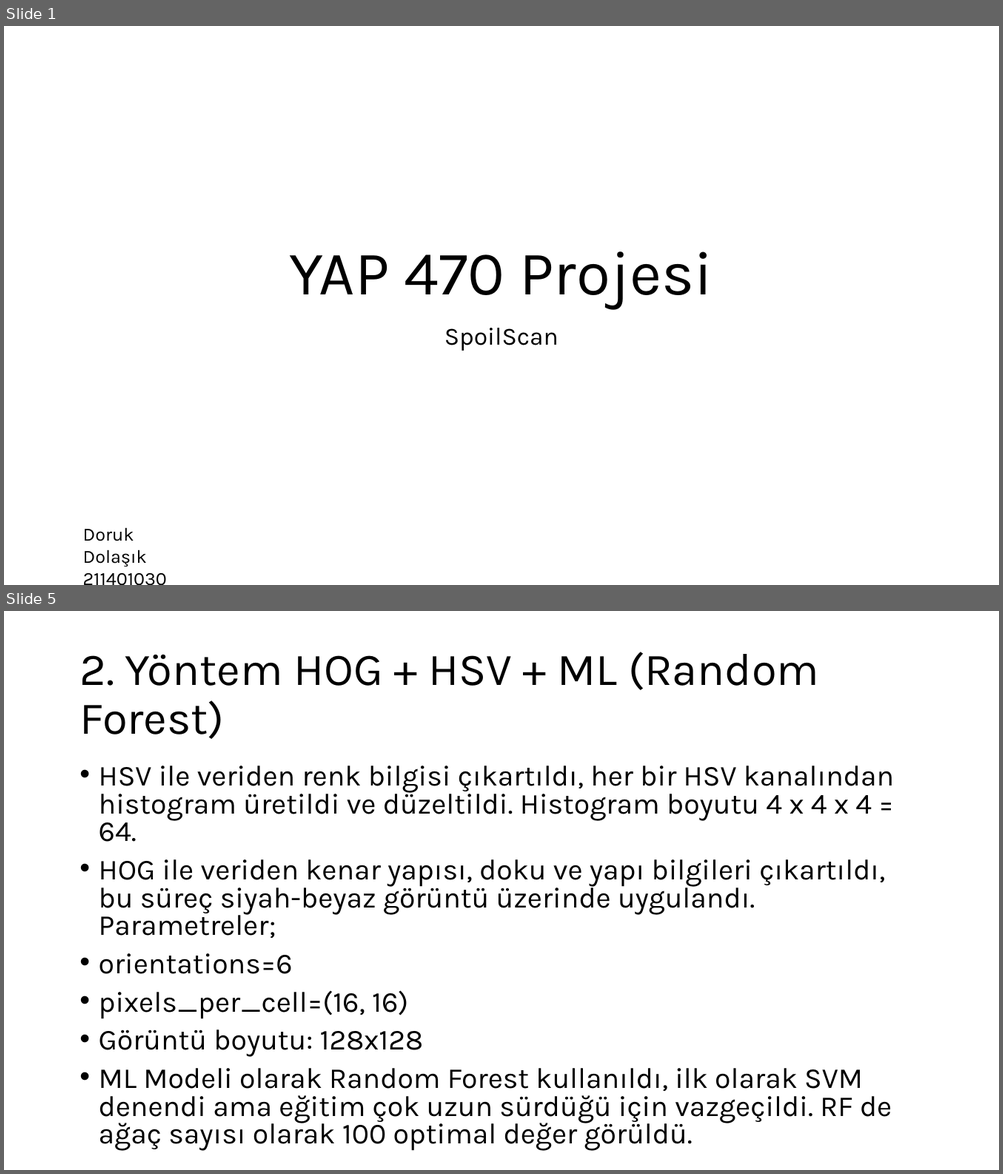
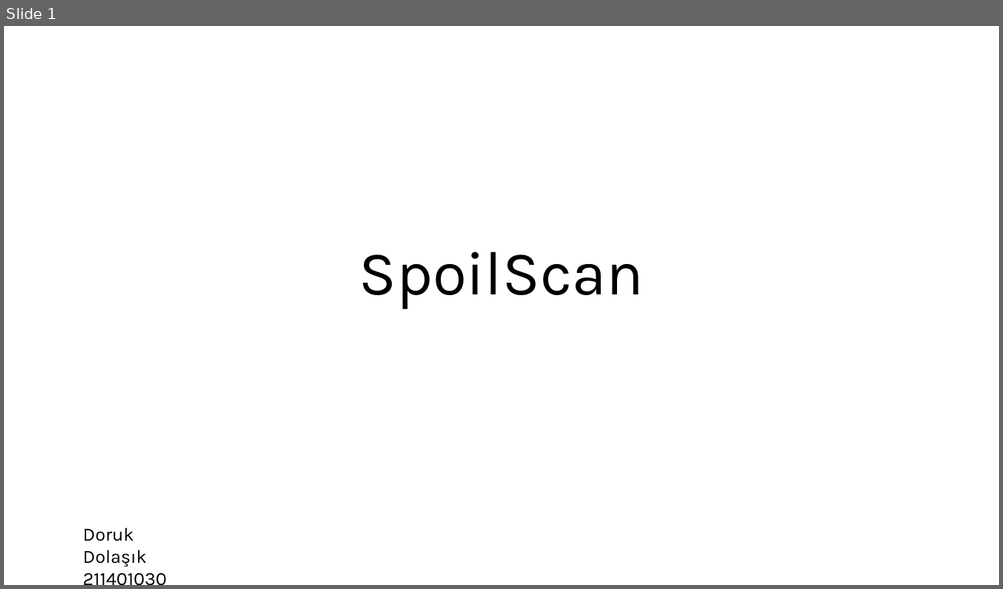
Before and after one commit to dorukdolas/SpoilScanFinal, a slide deck: Sunum.pptx. Shown one above the other, each under a label of ours: slides 1 and 5 before the commit, slide 1 after it; the slides between them are not shown. The pictures are 1003x1174 and 1003x589 pixels, drawn with LibreOffice and Linux fonts; fonts in the diff are those of the drawing. Boxes give left, top, right and bottom in pixels: in the first picture for what was removed or moved away, otherwise in the second. Text is boxed around its words. In the diff, an @@ line names an element or a change of style, - is before the commit and + after.

```diff
--- a/Sunum.pptx
+++ b/Sunum.pptx
@@ slide 5 removed at box(4, 611, 999, 1170), background #FFFFFF @@
@@ title removed at box(79, 652, 819, 739) @@
-2. Yöntem HOG + HSV + ML (Random Forest)
@@ text removed at box(99, 766, 893, 1124) @@
-• HSV ile veriden renk bilgisi çıkartıldı, her bir HSV kanalından histogram üretildi ve düzeltildi. Histogram boyutu 4 x 4 x 4 = 64.
-• HOG ile veriden kenar yapısı, doku ve yapı bilgileri çıkartıldı, bu süreç siyah-beyaz görüntü üzerinde uygulandı. Parametreler;
-• orientations=6
-• pixels_per_cell=(16, 16)
-• Görüntü boyutu: 128x128
-• ML Modeli olarak Random Forest kullanıldı, ilk olarak SVM denendi ama eğitim çok uzun sürdüğü için vazgeçildi. RF de ağaç sayısı olarak 100 optimal değer görüldü.
@@ slide 1 changed as well @@
@@ title at box(358, 252, 643, 309): text changed @@
-YAP 470 Projesi
+SpoilScan
@@ subtitle removed at box(444, 328, 558, 351) @@
-SpoilScan
```
Also in this commit, not shown: 6 slides added, 4 other slides removed, 3 other files.
